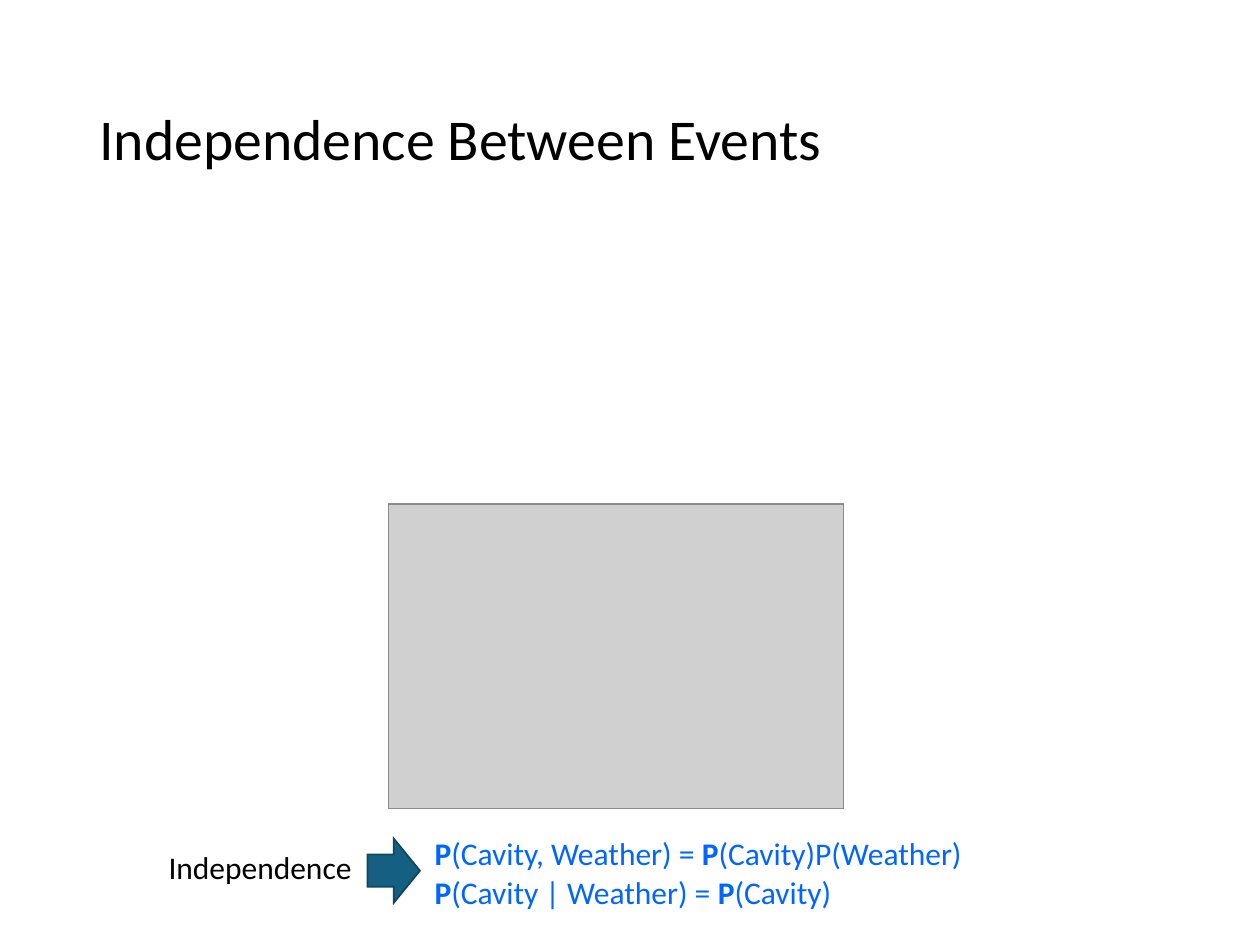
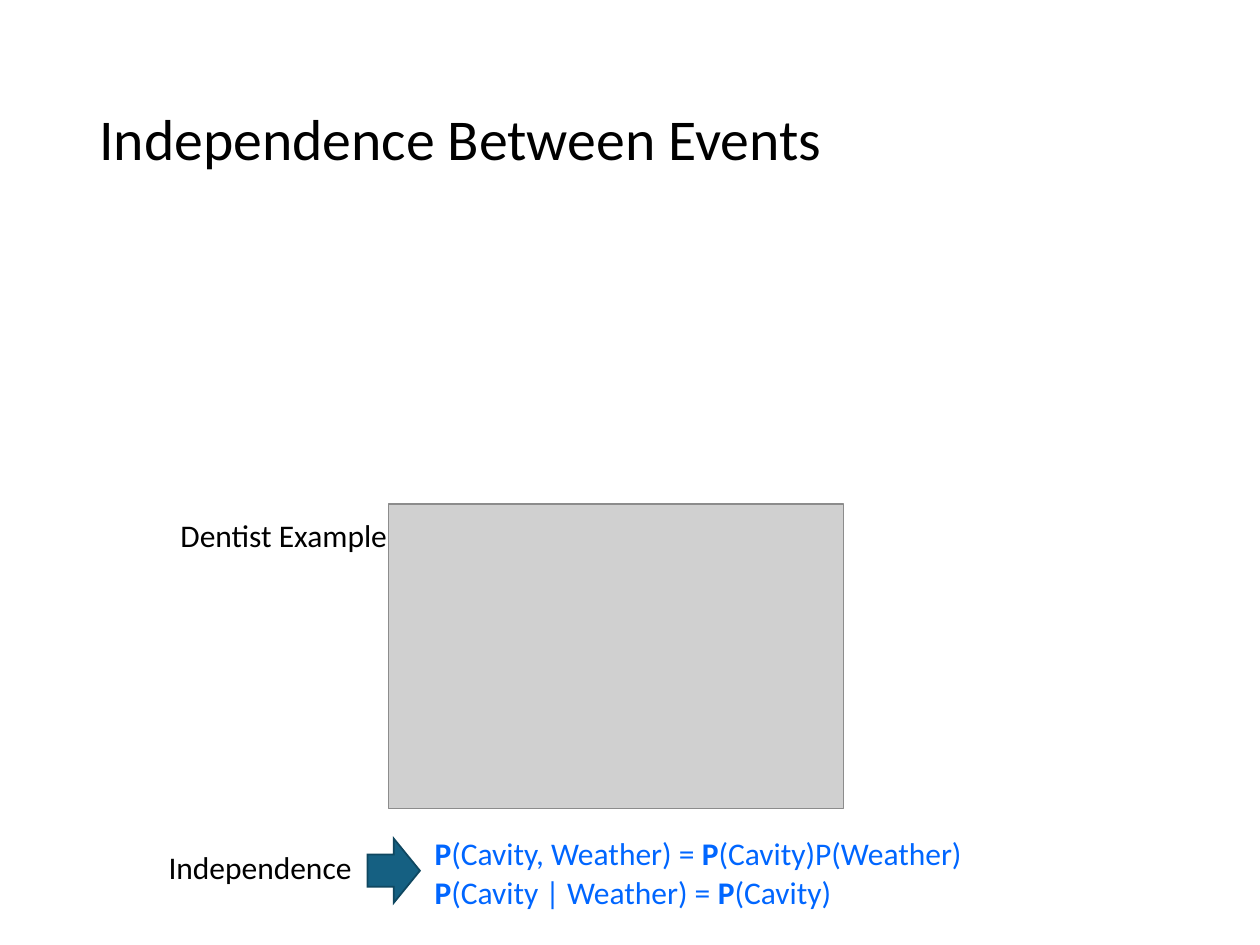
Before and after one commit to mhahsler/CS7320-AI, a slide deck: slide 14 of slides/12_uncertainty.pptx (slide 12 before the commit). Drawn at 1260x945 pixels with LibreOffice and Linux fonts; fonts in the diff are those of the drawing; grey boxes stand for pictures. Boxes give left, top, right and bottom in pixels: in the first picture for what was removed or moved away, otherwise in the second. Text is boxed around its words. In the diff, an @@ line names an element or a change of style, - is before the commit and + after.

```diff
--- a/slides/12_uncertainty.pptx
+++ b/slides/12_uncertainty.pptx
@@ text added at box(180, 525, 387, 552), 18 pt, text #000000 @@
+Dentist Example
```
Also in this commit, not shown: 1 other slide changed, 2 slides added, 6 other files.
